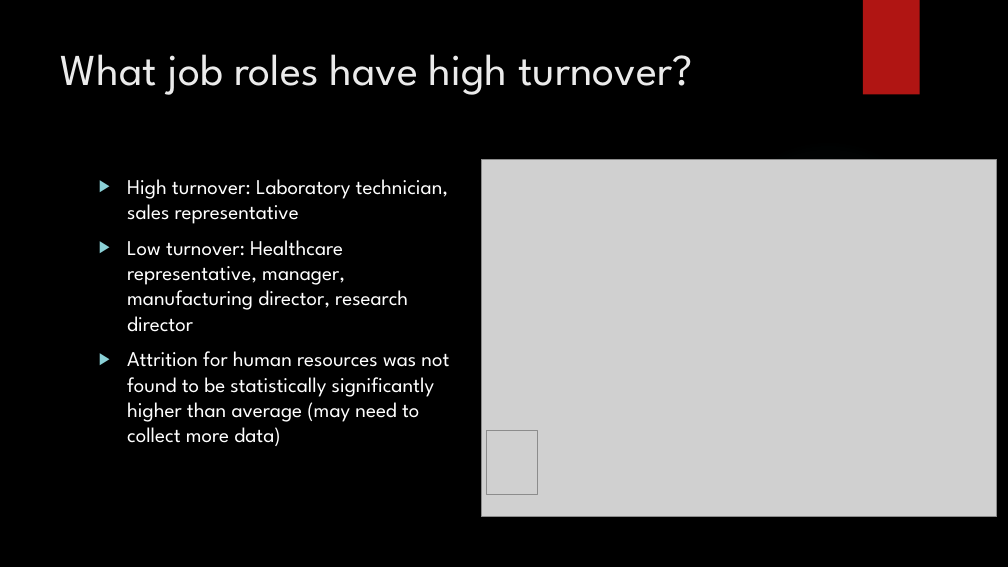
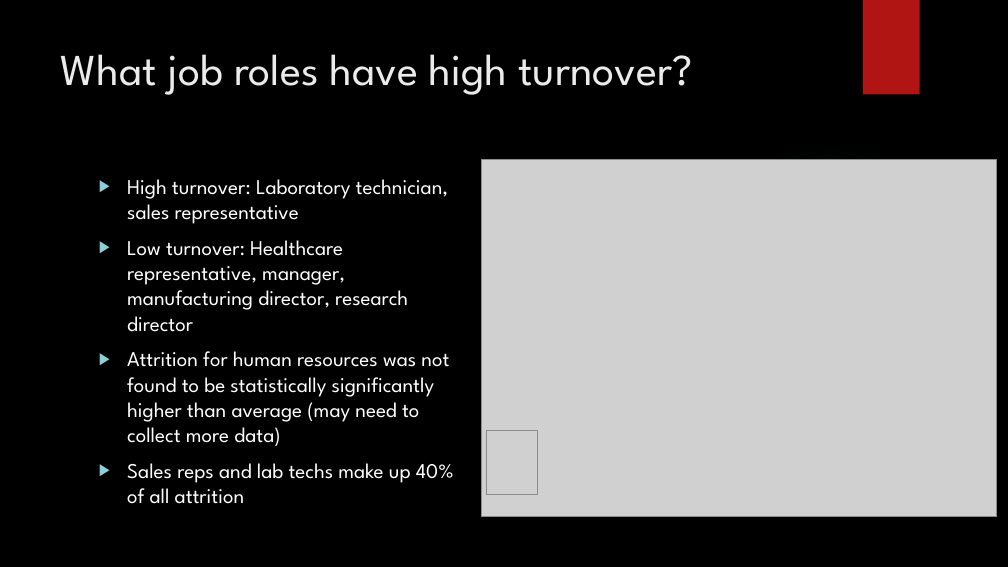
Before and after one commit to vazquezs123/DATA_SCIENCE_CS02, a slide deck: slide 17 of case_study_02_presentation.pptx (slide 8 before the commit). Drawn at 1008x567 pixels with LibreOffice and Linux fonts; fonts in the diff are those of the drawing; grey boxes stand for pictures; background and template pictures are left out. Boxes give left, top, right and bottom in pixels: in the first picture for what was removed or moved away, otherwise in the second. Text is boxed around its words. In the diff, an @@ line names an element or a change of style, - is before the commit and + after.

```diff
--- a/case_study_02_presentation.pptx
+++ b/case_study_02_presentation.pptx
@@ text at box(127, 463, 454, 504): paragraph added @@
+▶ Sales reps and lab techs make up 40% of all attrition
```
Also in this commit, not shown: 2 slides added, 5 slides removed, 21 other files.
